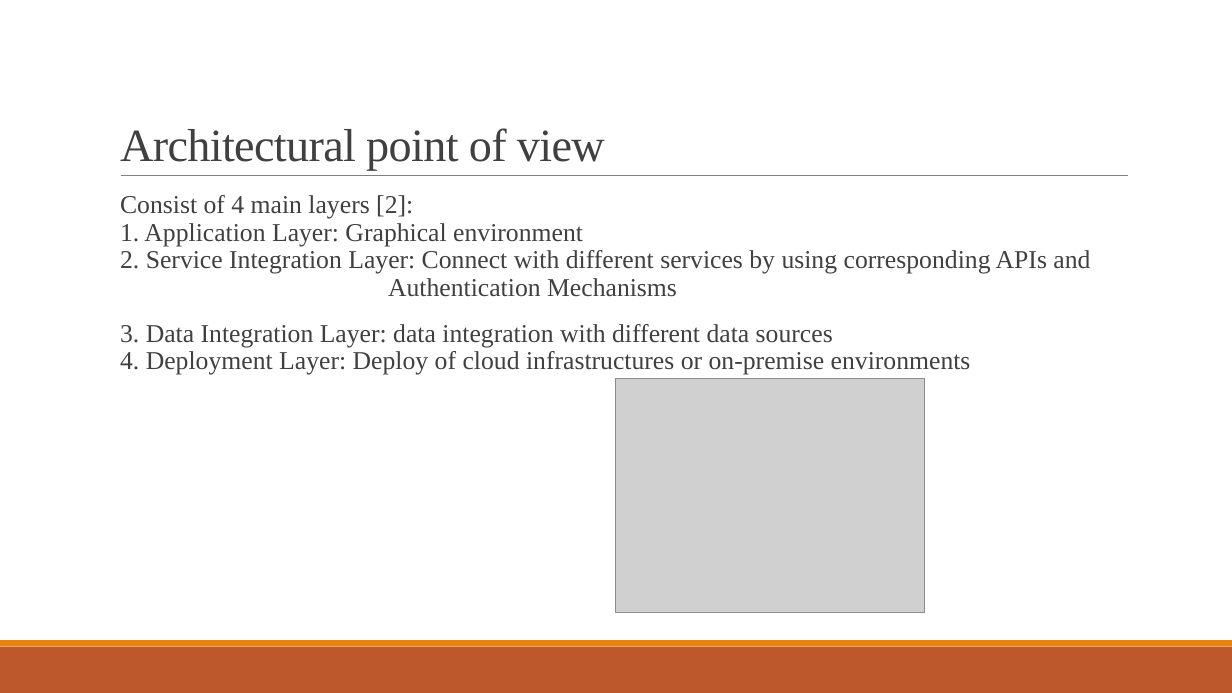
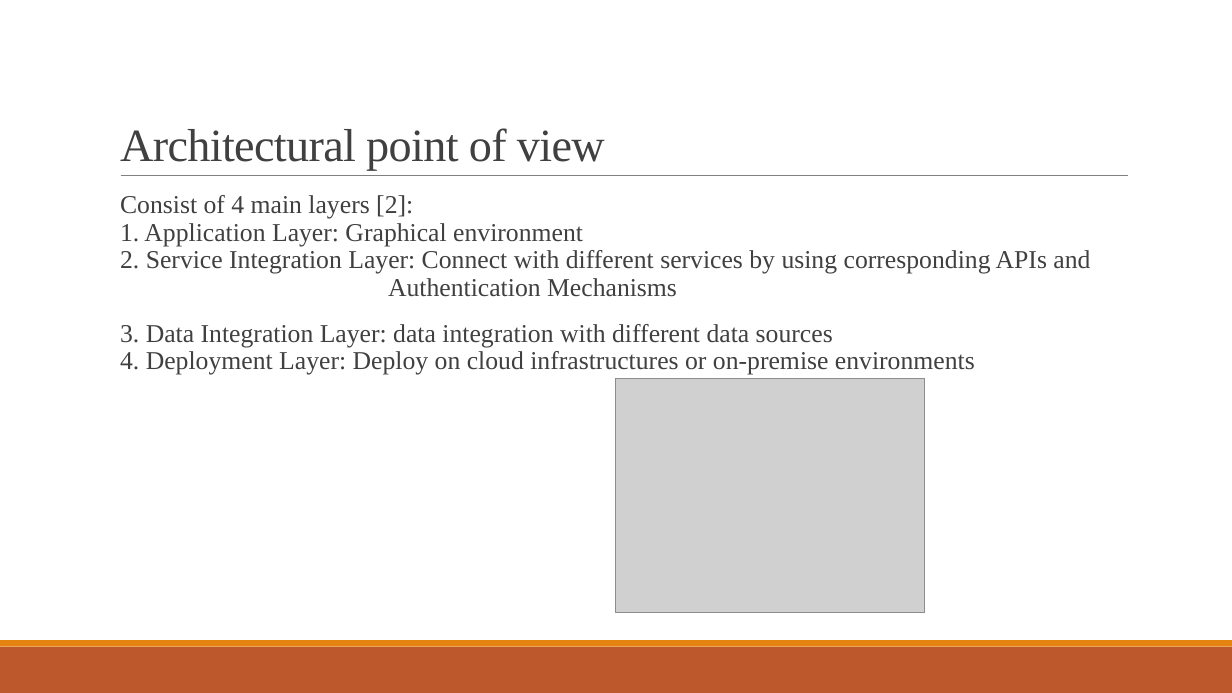
Before and after one commit to Ravishka123/Lectures_And_Talks, a slide deck: slide 5 of No-Code_Low-Code Development/No-Code_Low-Code Development.pptx. Drawn at 1232x693 pixels with LibreOffice and Linux fonts; fonts in the diff are those of the drawing; grey boxes stand for pictures. Boxes give left, top, right and bottom in pixels: in the first picture for what was removed or moved away, otherwise in the second. Text is boxed around its words. In the diff, an @@ line names an element or a change of style, - is before the commit and + after.

```diff
--- a/No-Code_Low-Code Development/No-Code_Low-Code Development.pptx
+++ b/No-Code_Low-Code Development/No-Code_Low-Code Development.pptx
@@ text at (120, 324, 975, 375): text changed @@
-  3. Data Integration Layer: data integration with different data sources
-  4. Deployment Layer: Deploy of cloud infrastructures or on-premise environments
+  3. Data Integration Layer: data integration with different data sources
+  4. Deployment Layer: Deploy on cloud infrastructures or on-premise environments
```
Also in this commit, not shown: 2 other slides changed, 1 other file.
